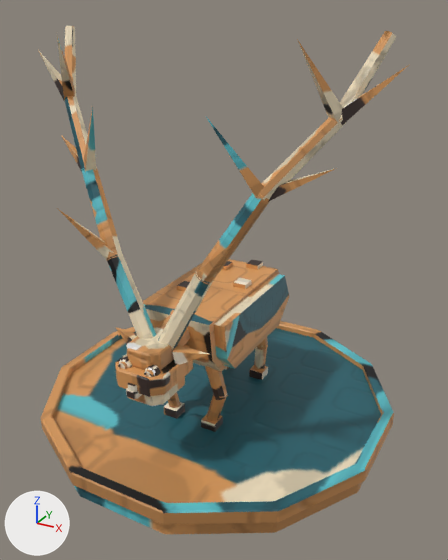
Before and after pictures for a commit that changed the FBX model assets/models/art/boss5/AntlerFawn.fbx.
Camera for both pictures: a camera (50 mm lens) standing at (2.49, -4.41, 3.64) and looking at (0.11, -0.08, 1.47). Lighting does not change. The marker at lower left points along +X, +Y and +Z. The picture after the commit comes second.

Script lines for the objects in view, before the commit:
```python
ob_art_antlerfawn_antlers = bpy.data.objects.new('Art_AntlerFawn_Antlers', me_art_antlerfawn_antlers)
ob_art_antlerfawn_antlers.location = (0.0, -0.95, 1.25)
ob_art_antlerfawn_body = bpy.data.objects.new('Art_AntlerFawn_Body', me_art_antlerfawn_body)
ob_art_antlerfawn_body.location = (0.0, 0.3, 1.12)
ob_art_antlerfawn_head = bpy.data.objects.new('Art_AntlerFawn_Head', me_art_antlerfawn_head)
ob_art_antlerfawn_head.location = (0.0, -0.6, 1.27)
ob_art_antlerfawn_legfl = bpy.data.objects.new('Art_AntlerFawn_LegFL', me_art_antlerfawn_legfl)
ob_art_antlerfawn_legfl.location = (0.18, -0.45, 0.92)
ob_art_antlerfawn_stand = bpy.data.objects.new('Art_AntlerFawn_Stand', me_art_antlerfawn_stand)
ob_art_antlerfawn_stand.location = (0.0, 0.0, 0.0)
# also in view: 'Art_AntlerFawn_LegBL' at (0.2, 0.49, 0.57)
```
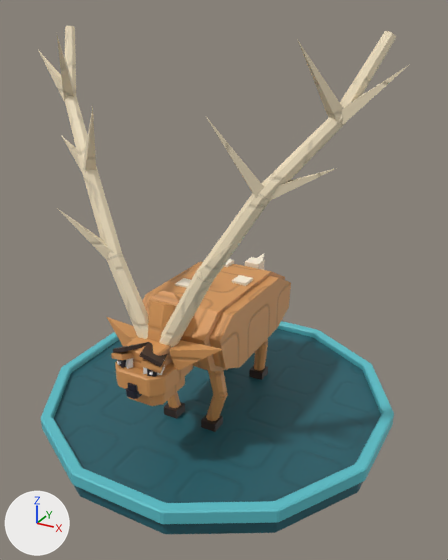
Boxes [x1, y1, x2, y2] around the edits, measured in the pictures (448 x 560 px; the box of a moved part takes in the faces that stretch with it):
'Art_AntlerFawn_Body', reshaped: before [142, 259, 289, 371]; after [142, 254, 291, 371]
'Art_AntlerFawn_Head', reshaped (22% wider, 20% taller): before [115, 310, 210, 406]; after [107, 291, 223, 406]
part 1 of me_art_antlerfawn_antlers, surface changed: [38, 26, 410, 347] in both
part 2 of me_art_antlerfawn_head, rebuilt: before [159, 310, 190, 346]; after [147, 291, 191, 329]
part 3 of me_art_antlerfawn_head, rebuilt (41% wider, 67% taller): before [116, 327, 137, 344]; after [107, 317, 137, 346]
part 4 of me_art_antlerfawn_head, rebuilt (41% wider, 52% taller): before [172, 345, 210, 365]; after [169, 340, 223, 371]
part 5 of me_art_antlerfawn_head, deleted: before [119, 356, 132, 368]
part 6 of me_art_antlerfawn_head, deleted: before [145, 365, 161, 376]
part 7 of me_art_antlerfawn_head, built on: before [118, 361, 154, 377]; after [111, 299, 177, 377]
part 8 of me_art_antlerfawn_head, surface changed: before [115, 327, 193, 406]; after [115, 336, 193, 406]
part 9 of me_art_antlerfawn_body, moved or reshaped: before [233, 278, 251, 289]; after [232, 275, 253, 286]
part 10 of me_art_antlerfawn_body, moved or reshaped: before [222, 261, 233, 270]; after [223, 259, 234, 267]
part 11 of me_art_antlerfawn_body, added: after [245, 257, 265, 270]
part 12 of me_art_antlerfawn_body, moved or reshaped: before [177, 281, 190, 292]; after [175, 278, 191, 288]
part 13 of me_art_antlerfawn_body, rebuilt: before [145, 259, 279, 371]; after [145, 264, 285, 371]
part 14 of me_art_antlerfawn_body, rebuilt: before [142, 262, 289, 369]; after [142, 261, 291, 369]
part 15 of me_art_antlerfawn_body, deleted: before [246, 259, 263, 270]
part 16 of me_art_antlerfawn_stand, surface changed (orange to cyan): [41, 321, 394, 534] in both

The change, as a diff of the scene's bpy script:
```diff
--- a/assets/models/art/boss5/AntlerFawn.fbx.py
+++ b/assets/models/art/boss5/AntlerFawn.fbx.py
@@ me_art_antlerfawn_head @@
-me_art_antlerfawn_head.from_pydata(...)  # 300 vertices, 222 faces; spans x -0.45..0.45, y -0.723..0.048, z -0.414..0.121
+me_art_antlerfawn_head.from_pydata(...)  # 280 vertices, 210 faces; spans x -0.55..0.55, y -0.723..0.149, z -0.414..0.343
+# me_art_antlerfawn_head part 2: the loose piece of 16 vertices spanning x -0.13..0.13, y -0.337..0.048, z -0.221..0.121 is rebuilt with 16 vertices and now spans x -0.14..0.14, y -0.343..0.149, z -0.149..0.343
+# me_art_antlerfawn_head part 3: the loose piece of 5 vertices spanning x -0.45..-0.156, y -0.411..-0.289, z -0.139..-0.02 is rebuilt with 5 vertices and now spans x -0.55..-0.136, y -0.444..-0.256, z -0.166..0.04
+# me_art_antlerfawn_head part 4: the loose piece of 5 vertices spanning x 0.156..0.45, y -0.411..-0.289, z -0.139..-0.02 is rebuilt with 5 vertices and now spans x 0.136..0.55, y -0.444..-0.256, z -0.166..0.04
+# me_art_antlerfawn_head part 5: the loose piece of 36 vertices spanning x -0.175..-0.065, y -0.63..-0.56, z -0.163..-0.065 is deleted
+# me_art_antlerfawn_head part 6: the loose piece of 36 vertices spanning x 0.065..0.175, y -0.63..-0.56, z -0.163..-0.065 is deleted
+# me_art_antlerfawn_head part 7: 28 vertices removed from x -0.153..0.153, y -0.655..-0.62, z -0.143..-0.077; 96 vertices added at x -0.231..0.231, y -0.69..-0.089, z -0.205..0.309
+# me_art_antlerfawn_head part 8: 128 kept faces spanning x -0.228..0.228, y -0.723..-0.112, z -0.414..0.028 get new texture (UV) coordinates
+# other edits to the shape of me_art_antlerfawn_head do not show in these pictures
 me_art_antlerfawn_head.materials.append(mat_art_antlerfawn)
@@ me_art_antlerfawn_stand @@
 me_art_antlerfawn_stand.from_pydata(...)  # 216 vertices, 194 faces; spans x -1.59..1.59, y -1.59..1.59, z 0.0..0.28
+# me_art_antlerfawn_stand part 16: texture (UV) coordinates of 194 of 194 faces, centred in x -1.59..1.59, y -1.59..1.59, z 0.0..0.28, changed; they spanned u 0.0..0.71, v 0.0..0.75 and now span u 0.0..0.98, v 0.0..0.71
 me_art_antlerfawn_stand.materials.append(mat_art_antlerfawn)
@@ me_art_antlerfawn_body @@
-me_art_antlerfawn_body.from_pydata(...)  # 56 vertices, 37 faces; spans x -0.42..0.42, y -1.0..0.45, z -0.28..0.29
+me_art_antlerfawn_body.from_pydata(...)  # 69 vertices, 46 faces; spans x -0.42..0.42, y -1.08..0.68, z -0.32..0.31
+# me_art_antlerfawn_body part 9: the loose piece of 8 vertices spanning x 0.14..0.26, y -0.26..-0.14, z 0.25..0.29 is scaled about its middle by (1.17, 1.17, 2.75), then moved by (0.0, 0.0, -0.015)
+# me_art_antlerfawn_body part 10: the loose piece of 8 vertices spanning x -0.21..-0.09, y 0.04..0.16, z 0.25..0.29 is scaled about its middle by (1.17, 1.17, 2.75), then moved by (0.0, 0.0, -0.015)
+# me_art_antlerfawn_body part 11: a new loose piece, a box spanning x 0.03..0.17, y 0.18..0.32, z 0.2..0.31, in mat_art_antlerfawn
+# me_art_antlerfawn_body part 12: the loose piece of 8 vertices spanning x -0.26..-0.14, y -0.56..-0.44, z 0.25..0.29 is scaled about its middle by (1.17, 1.17, 2.75), then moved by (0.0, 0.0, -0.015)
+# me_art_antlerfawn_body part 13: the loose piece of 12 vertices spanning x -0.32..0.32, y -1.0..0.45, z -0.28..0.25 is rebuilt with 16 vertices and now spans x -0.32..0.32, y -1.08..0.48, z -0.32..0.3
+# me_art_antlerfawn_body part 14: the loose piece of 12 vertices spanning x -0.42..0.42, y -0.93..0.375, z -0.252..0.225 is rebuilt with 16 vertices and now spans x -0.42..0.42, y -1.002..0.402, z -0.288..0.27
+# me_art_antlerfawn_body part 15: the loose piece of 8 vertices spanning x 0.04..0.16, y 0.19..0.31, z 0.25..0.29 is deleted
+# other edits to the shape of me_art_antlerfawn_body do not show in these pictures
 me_art_antlerfawn_body.materials.append(mat_art_antlerfawn)
@@ me_art_antlerfawn_antlers @@
 me_art_antlerfawn_antlers.from_pydata(...)  # 178 vertices, 124 faces; spans x -1.55..1.55, y -0.15..0.89, z -0.03..2.25
+# me_art_antlerfawn_antlers part 1: texture (UV) coordinates of 124 of 124 faces, centred in x -1.35..1.35, y -0.04..0.85, z 0.0..2.23, changed; they spanned u 0.0..1.0, v 0.0..0.95 and now span u 0.0..0.97, v 0.0..0.99
 me_art_antlerfawn_antlers.materials.append(mat_art_antlerfawn)
```
